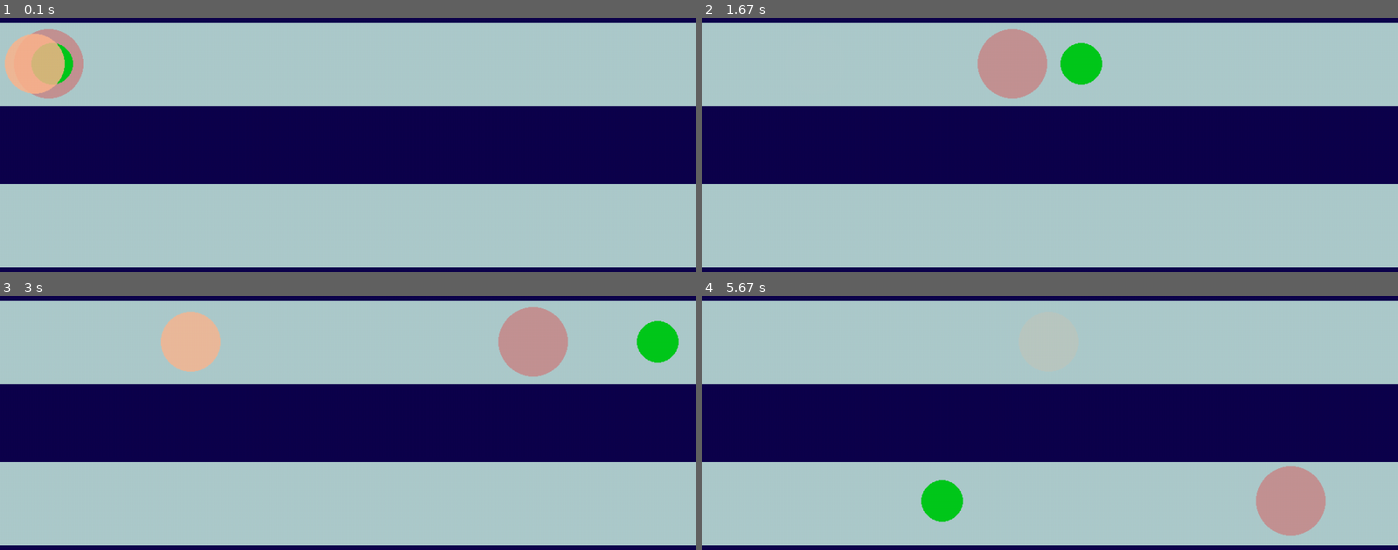
Above: before the commit, frames 1-4 (two rows, left to right).
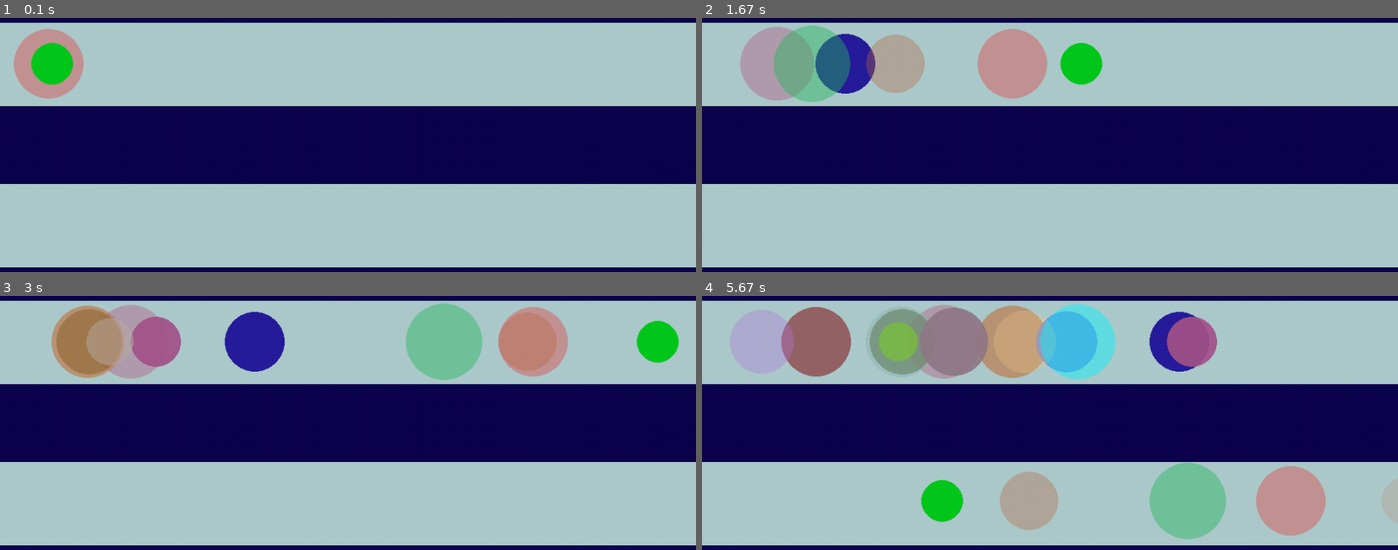
Above: after the commit, the same moments.

Repository: JeanRozanov880/my_pygame_tasks
Game: pygame game, started from task7.py
Two runs of this game, one before a commit and one after it. Both use one fixed random seed, a clock stepped at 60 frames per second and the inputs below.
Inputs (mouse positions are in pixels of both pictures, inside the frame that each line leads up to):
- Up to frame 1 (0.1 s): no input
- Up to frame 2 (1.67 s): press the mouse at (1050, 170) at 0.37 s; move the mouse to (966, 157) at 0.47 s; release the mouse at (882, 145) at 0.6 s; press the mouse at (1050, 170) at 0.7 s; move the mouse to (1105, 84) at 0.8 s; release the mouse at (outside the picture) at 0.93 s; press the mouse at (1050, 170) at 1.03 s; move the mouse to (1056, 86) at 1.13 s; release the mouse at (outside the picture) at 1.27 s; press the mouse at (1050, 170) at 1.37 s; move the mouse to (1056, 178) at 1.47 s; release the mouse at (1056, 185) at 1.6 s
- Up to frame 3 (3 s): press the mouse at (348, 448) at 1.7 s; move the mouse to (438, 466) at 1.8 s; release the mouse at (528, 483) at 1.93 s; press the mouse at (348, 448) at 2.03 s; move the mouse to (438, 415) at 2.13 s; release the mouse at (528, 384) at 2.27 s; press the mouse at (348, 448) at 2.37 s; move the mouse to (473, 417) at 2.47 s; release the mouse at (598, 387) at 2.6 s; press the mouse at (348, 448) at 2.7 s; move the mouse to (473, 473) at 2.8 s; release the mouse at (591, 501) at 2.93 s
- Up to frame 4 (5.67 s): press the mouse at (1050, 448) at 3.03 s; move the mouse to (1063, 425) at 3.13 s; release the mouse at (1077, 402) at 3.27 s; press the mouse at (1050, 448) at 3.37 s; move the mouse to (973, 397) at 3.47 s; release the mouse at (896, 346) at 3.6 s; press the mouse at (1050, 448) at 3.7 s; move the mouse to (1147, 456) at 3.8 s; release the mouse at (1237, 463) at 3.93 s; press the mouse at (1050, 448) at 4.03 s; move the mouse to (994, 364) at 4.13 s; release the mouse at (outside the picture) at 4.27 s; press the mouse at (1050, 448) at 4.37 s; move the mouse to (1175, 430) at 4.47 s; release the mouse at (1293, 415) at 4.6 s; press the mouse at (1050, 448) at 4.7 s; move the mouse to (987, 384) at 4.8 s; release the mouse at (917, 321) at 4.93 s; press the mouse at (1050, 448) at 5.03 s; move the mouse to (1029, 369) at 5.13 s; release the mouse at (outside the picture) at 5.27 s; press the mouse at (1050, 448) at 5.37 s; move the mouse to (1077, 400) at 5.47 s; release the mouse at (1098, 354) at 5.6 s

The runs differ from the first frame. In frame 1, 1.6% of the frame differs, in the area x 0-10%, y 6-30%; in frame 2, 6.1%; in frame 3, 11%; in frame 4, 18%, in the area x 4-76%, y 3-96%.

Commit message:
Update task7.py

Diff:
--- a/task7.py
+++ b/task7.py
@@ -7,56 +7,60 @@
 DAY_BLUE = (173, 203, 204)
 RED = (255, 0, 0)
 GREEN = (0, 201, 27)
-RAND_COLOR = (rnd.randint(0, 255), rnd.randint(0, 255), rnd.randint(0, 255))
 
 
 class Ball:
+    def __init__(self, ball_type="random"):
+        self.BALL_WIDTH, self.BALL_HEIGHT = WIN_HEIGHT * 1 / 4, WIN_HEIGHT * 1 / 1.6
 
-    def __init__(self):
-        self.BALL_WIDTH, self.BALL_HEIGHT = WIN_HEIGHT * 1 / 4, WIN_HEIGHT * 1 / 1.6
-        self.R1, self.R2, self.R3 = 50, 30, rnd.randint(25, 55)
-        self.SPEED1, self.SPEED2, self.SPEED3 = 4, 5, rnd.randint(1, 6)
-        self.DIR1, self.DIR2, self.DIR3 = 1, 1, 1
+        if ball_type == "ball_1":
+            self.R = 50
+            self.SPEED = 4
+            self.COLOR = (*RED, 70)
+        elif ball_type == "ball_2":
+            self.R = 30
+            self.SPEED = 5
+            self.COLOR = (*GREEN, 255)
+        else:  # random
+            self.R = rnd.randint(25, 55)
+            self.SPEED = rnd.randint(1, 6)
+            self.COLOR = (*(rnd.randint(0, 255), rnd.randint(0, 255), rnd.randint(0, 255)),
+                          rnd.randint(50, 255))
 
-        self.surf1 = pg.Surface((self.BALL_WIDTH, self.BALL_HEIGHT), pg.SRCALPHA)
-        self.surf2 = pg.Surface((self.BALL_WIDTH, self.BALL_HEIGHT), pg.SRCALPHA)
-        self.surf3 = pg.Surface((self.BALL_WIDTH, self.BALL_HEIGHT), pg.SRCALPHA)
+        self.DIR = 1
 
-        self.rect1 = self.surf1.get_rect(centerx=WIN_WIDTH / 20)
-        self.rect2 = self.surf2.get_rect(centerx=WIN_WIDTH / 20)
-        self.rect3 = self.surf2.get_rect(centerx=WIN_WIDTH / 20)
+        self.surf = pg.Surface((self.BALL_WIDTH, self.BALL_HEIGHT), pg.SRCALPHA)
+        self.surf.fill((0, 0, 0, 0))
 
-        self.surf1.fill((0, 0, 0, 0))
-        self.surf2.fill((0, 0, 0, 0))
-        self.surf3.fill((0, 0, 0, 0))
+        # рисуем шар
+        pg.draw.circle(self.surf, self.COLOR, (self.BALL_WIDTH / 2, self.BALL_HEIGHT / 2), self.R)
 
-        # первый шар:
-        pg.draw.circle(self.surf1, (*RED, 70), (self.BALL_WIDTH / 2, self.BALL_HEIGHT / 2), self.R1)
-        # второй шар:
-        pg.draw.circle(self.surf2, (*GREEN, 255), (self.BALL_WIDTH / 2, self.BALL_HEIGHT / 2), self.R2)
-        # рандомный шар:
-        pg.draw.circle(self.surf3, (*RAND_COLOR, rnd.randint(0, 255)), (self.BALL_WIDTH / 2, self.BALL_HEIGHT / 2), self.R3)
+        # позиционируем шар в начале верхней трубы
+        self.rect = self.surf.get_rect(centerx=WIN_WIDTH / 20)
 
+        # для рандомного шара устанавливаем начальную позицию как у других
+        if ball_type == "random":
+            self.rect = self.surf.get_rect(centerx=WIN_WIDTH / 20)
 
-    # движение первого шара:
-    def move1(self):
-        self.rect1.right += self.SPEED1 * self.DIR1
-
-    # движение второго шара:
-    def move2(self):
-        self.rect2.right += self.SPEED2 * self.DIR2
-
-    def move3(self):
-        self.rect3.right += self.SPEED3 * self.DIR3
+    def move(self):
+        self.rect.right += self.SPEED * self.DIR
 
     def draw(self, screen):
-        screen.blit(self.surf1, self.rect1)
-        screen.blit(self.surf2, self.rect2)
-        screen.blit(self.surf3, self.rect3)
+        screen.blit(self.surf, self.rect)
+
+    def update(self):
+        # обработка движения шара
+        if self.rect.right >= WIN_WIDTH + self.R * 4:
+            self.DIR = -1
+            self.rect.bottom = self.BALL_HEIGHT * 1.61
+        elif self.rect.left <= 0 - self.R:
+            self.DIR = 1
+            self.rect.top = 0
+        self.move()
 
 
 pg.init()
-screen = pg.display.set_mode((WIN_WIDTH, WIN_HEIGHT))  # экран
+screen = pg.display.set_mode((WIN_WIDTH, WIN_HEIGHT))
 pg.display.set_caption("Игра")
 clock = pg.time.Clock()
 
@@ -65,14 +69,17 @@
 pg.draw.rect(background_sf, DAY_BLUE, (0, WIN_HEIGHT * 3 / 14, WIN_WIDTH, WIN_HEIGHT * 1 / 5))
 pg.draw.rect(background_sf, DAY_BLUE, (0, WIN_HEIGHT * 3 / 5, WIN_WIDTH, WIN_HEIGHT * 1 / 5))
 
-ball = Ball()
+# Создаем начальные шары
+balls = [Ball("ball_1"), Ball("ball_2")]
 
 screen.blit(background_sf, (0, 0))
-ball.draw(screen)
+for ball in balls:
+    ball.draw(screen)
 pg.display.update()
 
+flag_play = True
+mouse_pressed_prev = False  # для отслеживания нажатия кнопки мыши
 
-flag_play = True
 while flag_play:
     clock.tick(FPS)
 
@@ -81,43 +88,27 @@
             pg.quit()
             flag_play = False
             break
+
     if not flag_play:
         break
 
-    # обработка движения первого шара:
-    if ball.rect1.right >= WIN_WIDTH + ball.R1 * 4:
-        ball.DIR1 = -1
-        ball.rect1.bottom = ball.BALL_HEIGHT * 1.61
+    # проверяем нажатие левой кнопки мыши
+    mouse_pressed = pg.mouse.get_pressed()[0]
 
-    elif ball.rect1.left <= 0 - ball.R1:
-        ball.DIR1 = 1
-        ball.rect1.top = 0
-    ball.move1()
+    # если кнопка только что нажата (а не удерживается)
+    if mouse_pressed and not mouse_pressed_prev:
+        # Создаем новый рандомный шар
+        new_ball = Ball("random")
+        balls.append(new_ball)
 
-    # обработка движения второго шара:
-    if ball.rect2.right >= WIN_WIDTH + ball.R2 * 4:
-        ball.DIR2 = -1
-        ball.rect2.bottom = ball.BALL_HEIGHT * 1.61
+    mouse_pressed_prev = mouse_pressed
 
-    elif ball.rect2.left <= 0 - ball.R2:
-        ball.DIR2 = 1
-        ball.rect2.top = 0
-    ball.move2()
+    # Обновляем все шары
+    for ball in balls:
+        ball.update()
 
-    # обработка движения рандомного шара:
-    pressed = pg.mouse.get_pressed()
-    if pressed[0]:
-        pg.draw.circle(ball.surf3, (*RAND_COLOR, rnd.randint(0, 255)), (ball.BALL_WIDTH / 2, ball.BALL_HEIGHT / 2),
-                       ball.R3)
-        if ball.rect3.right >= WIN_WIDTH + ball.R3 * 4:
-            ball.DIR3 = -1
-            ball.rect3.bottom = ball.BALL_HEIGHT * 1.61
-
-        elif ball.rect3.left <= 0 - ball.R3:
-            ball.DIR3 = 1
-            ball.rect3.top = 0
-        ball.move3()
-
+    # отрисовываем
     screen.blit(background_sf, (0, 0))
-    ball.draw(screen)
+    for ball in balls:
+        ball.draw(screen)
     pg.display.update()
